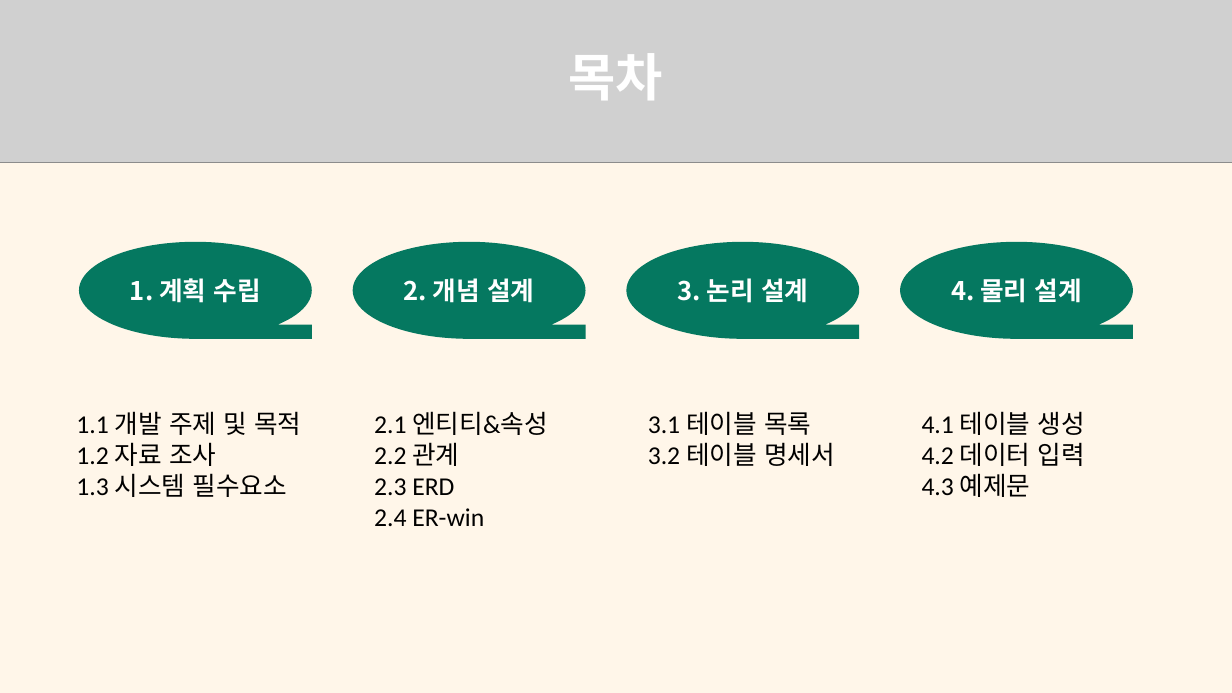
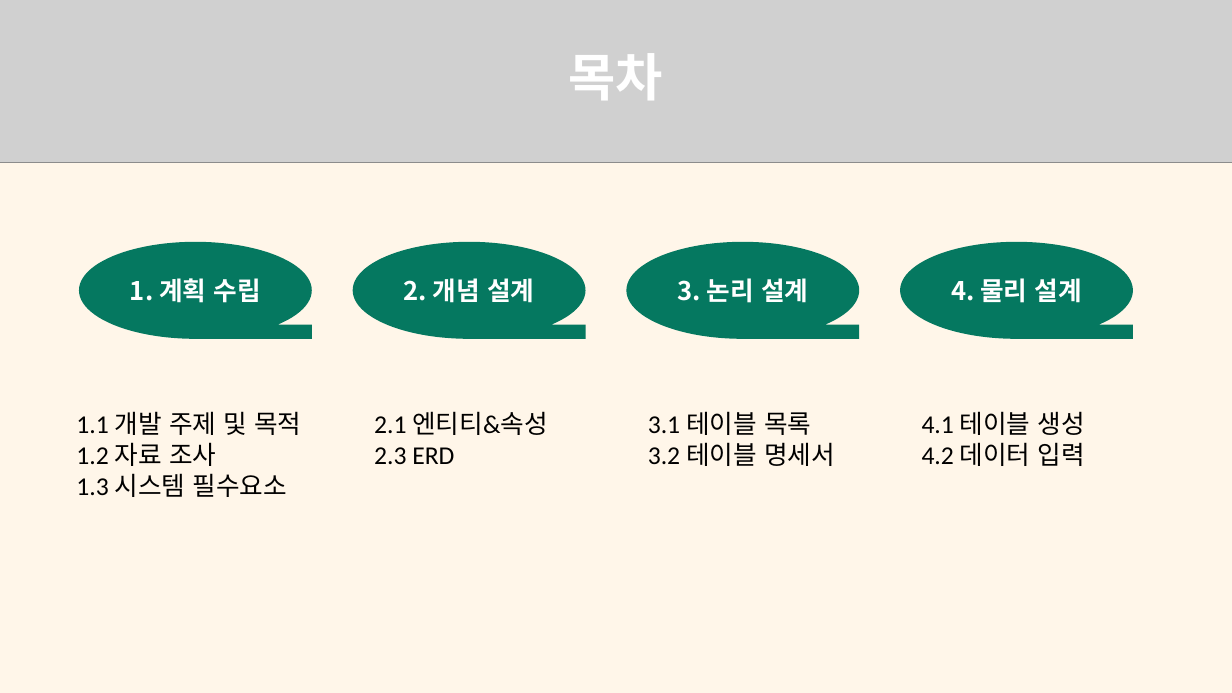
Before and after one commit to nieyhk/data, a slide deck: slide 2 of 7조 병원 관리 시스템.pptx. Drawn at 1232x693 pixels with LibreOffice and Linux fonts; fonts in the diff are those of the drawing; grey boxes stand for pictures. Boxes give left, top, right and bottom in pixels: in the first picture for what was removed or moved away, otherwise in the second. Text is boxed around its words. In the diff, an @@ line names an element or a change of style, - is before the commit and + after.

```diff
--- a/7조 병원 관리 시스템.pptx
+++ b/7조 병원 관리 시스템.pptx
@@ text at (x1=374, y1=442, x2=459, y2=466): paragraph removed @@
-2.2 관계
@@ text at (x1=922, y1=473, x2=1031, y2=497): paragraph removed @@
-4.3 예제문
@@ text at (x1=374, y1=508, x2=484, y2=526): paragraph removed @@
-2.4 ER-win
```
Also in this commit, not shown: 1 other slide changed, 5 slides added, 4 slides removed.
